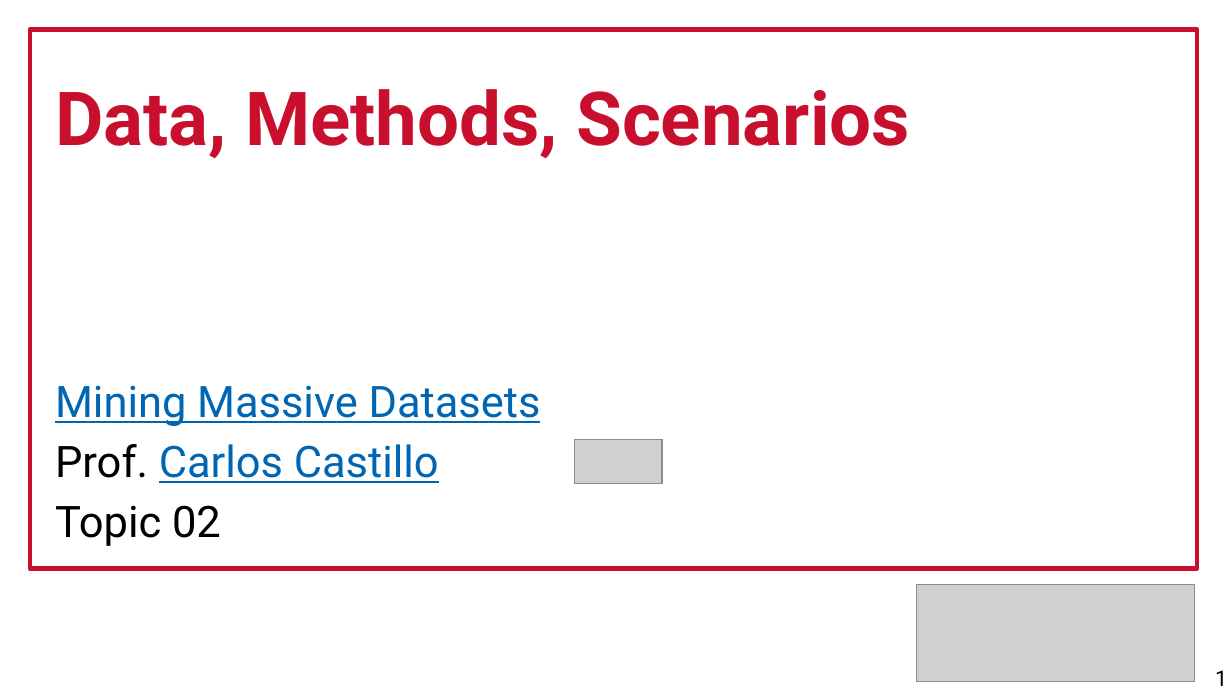
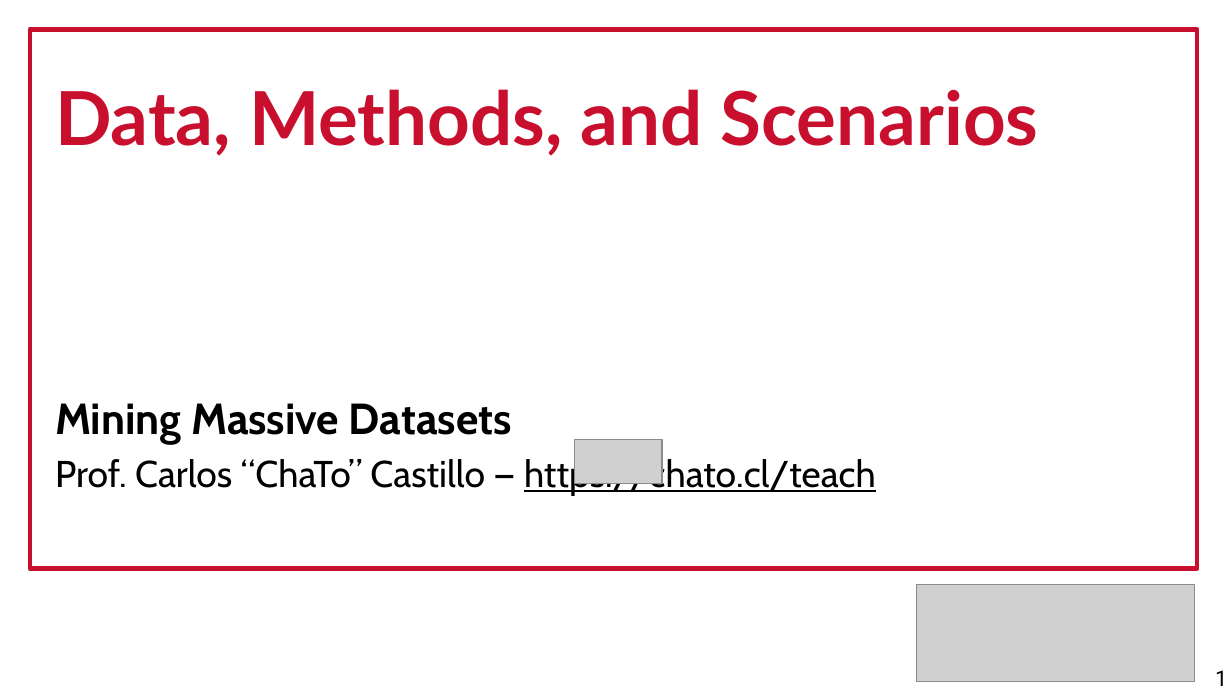
Before and after one commit to chatox/data-mining-course, a slide deck: slide 1 of theory/odp/tt02_data_methods_scenarios.odp. Drawn at 1232x693 pixels with LibreOffice and Linux fonts; fonts in the diff are those of the drawing; grey boxes stand for pictures. Boxes give left, top, right and bottom in pixels: in the first picture for what was removed or moved away, otherwise in the second. Text is boxed around its words. In the diff, an @@ line names an element or a change of style, - is before the commit and + after.

```diff
--- a/theory/odp/tt02_data_methods_scenarios.odp
+++ b/theory/odp/tt02_data_methods_scenarios.odp
@@ text at (55,89,1039,156): text changed; font Roboto to Lato @@
-Data, Methods, Scenarios
+Data, Methods, and Scenarios
@@ text at (55,403,512,445): font Roboto to Cabin, text colour #0066B3 to #000000, bold on, underline off in "Mining Massive Datasets" @@
@@ text at (55,455,876,495): text changed; size 28 to 24 pt; font Roboto to Cabin; text colour #0066B3 to #000000 @@
-Prof. Carlos Castillo
-Topic 02
+Prof. Carlos “ChaTo” Castillo — https://chato.cl/teach
```
Also in this commit, not shown: 40 other slides changed, 5 slides added, 3 slides removed, 5 other files.
